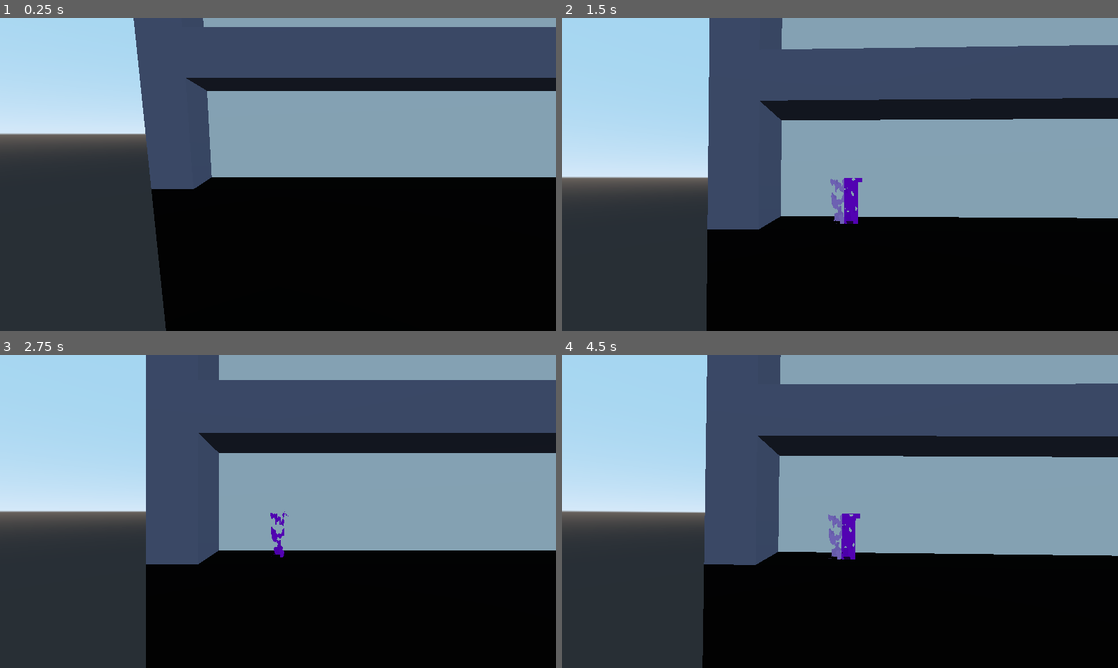
Above: before the commit, frames 1-4 (two rows, left to right).
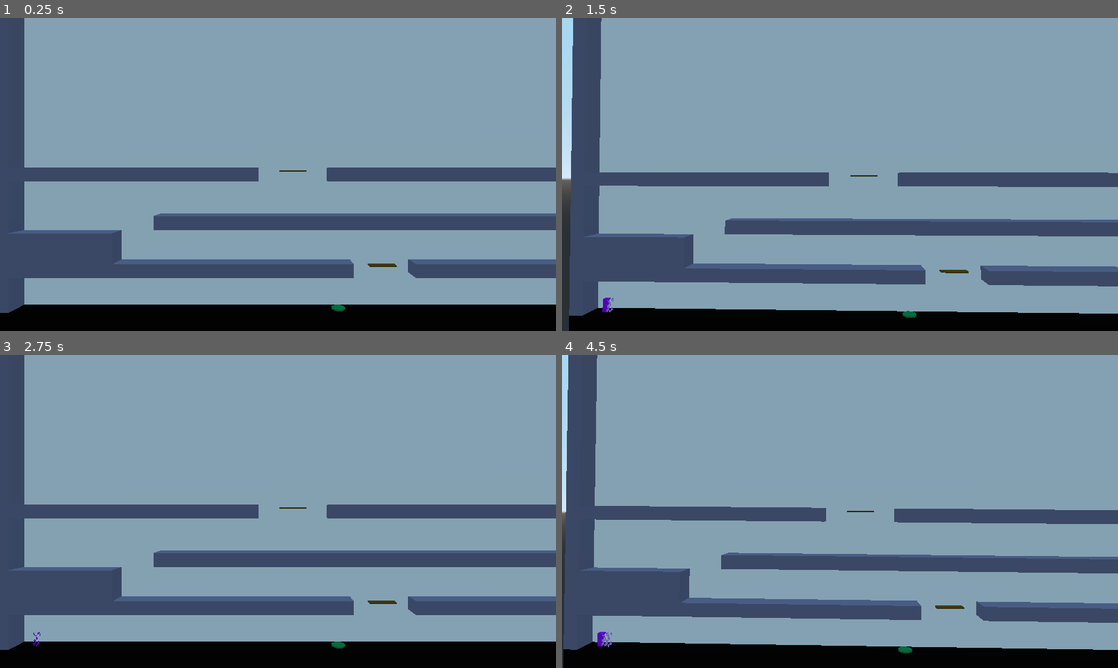
Above: after the commit, the same moments.

Repository: dsaltares/ludumdare-47
Game: Godot game, scene res://David/DavidPlayground.tscn
Two runs of this game, one before a commit and one after it. Both use one fixed random seed, a clock stepped at 60 frames per second and the inputs below.
Inputs:
- Up to frame 1 (0.25 s): no input
- Up to frame 2 (1.5 s): hold D (move_right) 0.53-1.28 s; tap N (new_run) at 0.6 s; tap Space (jump) at 0.77 s; hold A (move_left) from 1.28 s (still down); tap C (shake) at 1.35 s
- Up to frame 3 (2.75 s): tap Space (jump) at 1.52 s; release A (move_left) at 2.03 s; hold D (move_right) from 2.03 s (still down); tap N (new_run) at 2.1 s
- Up to frame 4 (4.5 s): tap C (shake) at 2.85, 4.35 s; tap Space (jump) at 3.02, 3.77 s; release D (move_right) at 3.53 s; hold A (move_left) from 3.53 s (still down); tap N (new_run) at 3.6 s

The runs differ from the first frame. In frame 1, 76% of the frame differs, in the area x 0-100%, y 0-100%; in frame 2, 71%; in frame 3, 71%; in frame 4, 71%.

Commit message:
add some more puzzles

Diff:
--- a/game/Camera/Camera.gd
+++ b/game/Camera/Camera.gd
@@ -38,9 +38,9 @@
 	var weight = clamp(target_speed / max_distance_speed, 0.0, 1.0)
 	var distance = lerp(min_distance, max_distance, weight)
 	var camera_target_pos = Vector3(
-		target_pos.x,
-		target_pos.y + height,
-		target_pos.z + distance
+		clamp(target_pos.x, -9, 9),
+		20,
+		50
 	)
 	translation = translation.linear_interpolate(camera_target_pos, 0.075)
 	prev_target_pos = target_pos
--- a/game/David/DavidPlayground.tscn
+++ b/game/David/DavidPlayground.tscn
@@ -8,6 +8,8 @@
 script = ExtResource( 2 )
 
 [node name="Camera" parent="." instance=ExtResource( 3 )]
-transform = Transform( 1, 0, 0, 0, 0.983954, 0.178424, 0, -0.178424, 0.983954, -66.6782, 3.90426, 15.9204 )
+transform = Transform( 1, 0, 0, 0, 1, 0, 0, 0, 1, -9, 20, 50 )
+fov = 50.0
+far = 65.0
 
 [node name="Level" parent="." instance=ExtResource( 1 )]
--- a/game/Environment/Door.tscn
+++ b/game/Environment/Door.tscn
@@ -6,18 +6,20 @@
 extents = Vector3( 0.125, 1.5, 1 )
 
 [sub_resource type="CubeMesh" id=2]
-size = Vector3( 0.25, 3, 2 )
+size = Vector3( 0.5, 5, 3 )
 
-[sub_resource type="Animation" id=3]
-resource_name = "Open"
+[sub_resource type="SpatialMaterial" id=3]
+albedo_color = Color( 0.0196078, 0.529412, 0.686275, 1 )
+
+[sub_resource type="Animation" id=4]
 tracks/0/type = "bezier"
-tracks/0/path = NodePath("CollisionShape:translation:y")
+tracks/0/path = NodePath(".:scale:y")
 tracks/0/interp = 1
 tracks/0/loop_wrap = true
 tracks/0/imported = false
 tracks/0/enabled = true
 tracks/0/keys = {
-"points": PoolRealArray( 0, -0.25, 0, 0.25, 0, 2.5, -0.25, 0, 0.25, 0 ),
+"points": PoolRealArray( 1, -0.25, 0, 0.25, 0, 0, -0.25, 0, 0.25, 0 ),
 "times": PoolRealArray( 0, 1 )
 }
 
@@ -30,8 +32,9 @@
 shape = SubResource( 1 )
 
 [node name="MeshInstance" type="MeshInstance" parent="CollisionShape"]
+transform = Transform( 1, 0, 0, 0, 1, 0, 0, 0, 1, 0, 2.5, 0 )
 mesh = SubResource( 2 )
-material/0 = null
+material/0 = SubResource( 3 )
 
 [node name="AnimationPlayer" type="AnimationPlayer" parent="."]
-anims/Open = SubResource( 3 )
+anims/Open = SubResource( 4 )
--- a/game/Environment/Greybox.tscn
+++ b/game/Environment/Greybox.tscn
@@ -1,17 +1,20 @@
-[gd_scene load_steps=3 format=2]
+[gd_scene load_steps=4 format=2]
 
 [sub_resource type="CubeMesh" id=1]
 size = Vector3( 1, 1, 3 )
 
-[sub_resource type="BoxShape" id=2]
+[sub_resource type="SpatialMaterial" id=2]
+albedo_color = Color( 0.431373, 0.439216, 0.560784, 1 )
+
+[sub_resource type="BoxShape" id=3]
 extents = Vector3( 0.5, 0.5, 1.5 )
 
 [node name="Greybox" type="MeshInstance"]
 mesh = SubResource( 1 )
-material/0 = null
+material/0 = SubResource( 2 )
 
 [node name="Greybox" type="StaticBody" parent="."]
 collision_mask = 6
 
 [node name="CollisionShape" type="CollisionShape" parent="Greybox"]
-shape = SubResource( 2 )
+shape = SubResource( 3 )
--- a/game/Environment/PressurePlate.tscn
+++ b/game/Environment/PressurePlate.tscn
@@ -7,9 +7,7 @@
 height = 0.15
 
 [sub_resource type="CylinderMesh" id=2]
-top_radius = 0.5
-bottom_radius = 0.5
-height = 0.15
+height = 0.25
 
 [sub_resource type="SpatialMaterial" id=3]
 albedo_color = Color( 0.0431373, 0.501961, 0.254902, 1 )
--- a/game/Level/Level.tscn
+++ b/game/Level/Level.tscn
@@ -6,9 +6,13 @@
 [ext_resource path="res://Environment/MovingPlatform.tscn" type="PackedScene" id=4]
 [ext_resource path="res://Level/Level.gd" type="Script" id=5]
 [ext_resource path="res://Player/Player.tscn" type="PackedScene" id=6]
+[ext_resource path="res://Environment/Door.tscn" type="PackedScene" id=7]
+[ext_resource path="res://Environment/Key.tscn" type="PackedScene" id=8]
 
-[sub_resource type="SpatialMaterial" id=1]
+[sub_resource type="SpatialMaterial" id=4]
 albedo_color = Color( 0, 0, 0, 1 )
+
+[sub_resource type="SpatialMaterial" id=5]
 
 [sub_resource type="SpatialMaterial" id=2]
 albedo_color = Color( 0.431373, 0.439216, 0.560784, 1 )
@@ -20,51 +24,88 @@
 script = ExtResource( 5 )
 
 [node name="Player" parent="." instance=ExtResource( 6 )]
-transform = Transform( 1, 0, 0, 0, 1, 0, 0, 0, 1, -70, 0, 0 )
+transform = Transform( 1, 0, 0, 0, 1, 0, 0, 0, 1, -45, 0, 0 )
+MAX_RUNNING_SPEED = 15.0
+MAX_FALLING_SPEED = 25.0
+TIME_TO_MAX_SPEED = 0.25
+JUMP_HEIGHT = 3.0
 
 [node name="Ghosts" type="Spatial" parent="."]
 
 [node name="Environment" type="Spatial" parent="."]
 
-[node name="Ground" parent="Environment" instance=ExtResource( 1 )]
-transform = Transform( 150, 0, 0, 0, 50, 0, 0, 0, 1, 0, -25, 0 )
-material/0 = SubResource( 1 )
+[node name="LevelBounds" type="Spatial" parent="Environment"]
 
-[node name="BackWall" parent="Environment" instance=ExtResource( 1 )]
-transform = Transform( 150, 0, 0, 0, 50, 0, 0, 0, 1, 0, 25, -3 )
+[node name="Ground" parent="Environment/LevelBounds" instance=ExtResource( 1 )]
+transform = Transform( 100, 0, 0, 0, 50, 0, 0, 0, 1, 0, -25, 0 )
+material/0 = SubResource( 4 )
 
-[node name="LevelEdge" parent="Environment" instance=ExtResource( 1 )]
-transform = Transform( 2, 0, 0, 0, 50, 0, 0, 0, 1, -74, 25, 0 )
+[node name="BackWall" parent="Environment/LevelBounds" instance=ExtResource( 1 )]
+transform = Transform( 100, 0, 0, 0, 50, 0, 0, 0, 1, 0, 25, -3 )
+material/0 = SubResource( 5 )
+
+[node name="LeftEdge" parent="Environment/LevelBounds" instance=ExtResource( 1 )]
+transform = Transform( 2, 0, 0, 0, 50, 0, 0, 0, 1, -49, 25, 0 )
 material/0 = SubResource( 2 )
 
-[node name="LevelEdge2" parent="Environment" instance=ExtResource( 1 )]
-transform = Transform( 2, 0, 0, 0, 50, 0, 0, 0, 1, 74, 25, 0 )
+[node name="RightEdge" parent="Environment/LevelBounds" instance=ExtResource( 1 )]
+transform = Transform( 2, 0, 0, 0, 50, 0, 0, 0, 1, 49, 25, 0 )
 material/0 = SubResource( 2 )
 
-[node name="Greybox" parent="Environment" instance=ExtResource( 1 )]
-transform = Transform( 50, 0, 0, 0, 2, 0, 0, 0, 1, -48, 6, 0 )
+[node name="Floors" type="Spatial" parent="Environment"]
+
+[node name="Floor1" parent="Environment/Floors" instance=ExtResource( 1 )]
+transform = Transform( 50, 0, 0, 0, 2, 0, 0, 0, 1, -23, 6, 0 )
 material/0 = SubResource( 3 )
 
-[node name="Greybox2" parent="Environment" instance=ExtResource( 1 )]
-transform = Transform( 50, 0, 0, 0, 2, 0, 0, 0, 1, 7, 6, 0 )
-material/0 = SubResource( 3 )
+[node name="Floor2" parent="Environment/Floors" instance=ExtResource( 1 )]
+transform = Transform( 37, 0, 0, 0, 2, 0, 0, 0, 1, 29.5, 6, 0 )
 
-[node name="PressurePlate" parent="Environment" instance=ExtResource( 2 )]
-transform = Transform( 1, 0, 0, 0, 1, 0, 0, 0, 1, -25, 0, 0 )
+[node name="Floor3" parent="Environment/Floors" instance=ExtResource( 1 )]
+transform = Transform( 15, 0, 0, 0, 4.5, 0, 0, 0, 1, -40.5, 9.25, 0 )
 
-[node name="Platform" parent="Environment" instance=ExtResource( 4 )]
-transform = Transform( 2, 0, 0, 0, 1, 0, 0, 0, 1, -20.5, 5.1, 0 )
+[node name="Floor4" parent="Environment/Floors" instance=ExtResource( 1 )]
+transform = Transform( 75, 0, 0, 0, 2, 0, 0, 0, 1, 10.5, 13, 0 )
+
+[node name="Floor5" parent="Environment/Floors" instance=ExtResource( 1 )]
+transform = Transform( 36, 0, 0, 0, 2, 0, 0, 0, 1, -30, 20, 0 )
+
+[node name="Floor6" parent="Environment/Floors" instance=ExtResource( 1 )]
+transform = Transform( 49.5, 0, 0, 0, 2, 0, 0, 0, 1, 23.25, 20, 0 )
+
+[node name="ButtonPlatform1" parent="Environment" instance=ExtResource( 2 )]
+transform = Transform( 1, 0, 0, 0, 1, 0, 0, 0, 1, 0, 0.1, 0 )
+
+[node name="Platform1" parent="Environment" instance=ExtResource( 4 )]
+transform = Transform( 2, 0, 0, 0, 1, 0, 0, 0, 1, 6.5, 6.5, 0 )
 idle_duration = 0.0
 move_to = Vector3( 0, -5, 0 )
 time = 3.0
 connected_to_button = true
 
+[node name="ButtonDoor1" parent="Environment" instance=ExtResource( 2 )]
+transform = Transform( 1, 0, 0, 0, 1, 0, 0, 0, 1, 35, 7.1, 0 )
+
+[node name="Door1" parent="Environment" instance=ExtResource( 7 )]
+transform = Transform( 1, 0, 0, 0, 1, 0, 0, 0, 1, 40, 7, 0 )
+
+[node name="Platform2" parent="Environment" instance=ExtResource( 4 )]
+transform = Transform( 2, 0, 0, 0, 1, 0, 0, 0, 1, -6.75, 20.5, 0 )
+move_to = Vector3( 0, -6, 0 )
+
+[node name="Keys" type="Spatial" parent="Environment"]
+
+[node name="Key1" parent="Environment/Keys" instance=ExtResource( 8 )]
+transform = Transform( 1, 0, 0, 0, 1, 0, 0, 0, 1, 44, 9.5, 0 )
+
 [node name="ExitTrigger" parent="." instance=ExtResource( 3 )]
-transform = Transform( 1, 0, 0, 0, 1, 0, 0, 0, 1, 70, 0, 0 )
+transform = Transform( 1, 0, 0, 0, 1, 0, 0, 0, 1, 46, 0, 0 )
 
 [node name="LoopTimer" type="Timer" parent="."]
 wait_time = 60.0
 one_shot = true
 autostart = true
-[connection signal="pressure_plate_activated" from="Environment/PressurePlate" to="Environment/Platform" method="_on_pressure_plate_activated"]
-[connection signal="pressure_plate_deactivated" from="Environment/PressurePlate" to="Environment/Platform" method="_on_pressure_plate_deactivated"]
+[connection signal="pressure_plate_activated" from="Environment/ButtonPlatform1" to="Environment/Platform1" method="_on_pressure_plate_activated"]
+[connection signal="pressure_plate_deactivated" from="Environment/ButtonPlatform1" to="Environment/Platform1" method="_on_pressure_plate_deactivated"]
+[connection signal="pressure_plate_activated" from="Environment/ButtonDoor1" to="Environment/Door1" method="_on_pressure_plate_activated"]
+[connection signal="pressure_plate_deactivated" from="Environment/ButtonDoor1" to="Environment/Door1" method="_on_pressure_plate_deactivated"]
--- a/game/Player/Player.gd
+++ b/game/Player/Player.gd
@@ -9,12 +9,12 @@
 	Dying,
 }
 
-const MAX_RUNNING_SPEED := 10.0
-const MAX_FALLING_SPEED := 20.0
-const TIME_TO_MAX_SPEED := 0.1
-const JUMP_HEIGHT := 3.5
-const DISTANCE_TO_PEAK := 5.0
-const DISTANCE_AFTER_PEAK := 3.0
+export var MAX_RUNNING_SPEED := 10.0
+export var MAX_FALLING_SPEED := 20.0
+export var TIME_TO_MAX_SPEED := 0.1
+export var JUMP_HEIGHT := 3.5
+export var DISTANCE_TO_PEAK := 5.0
+export var DISTANCE_AFTER_PEAK := 3.0
 
 var move_dir := 0
 var last_move_dir := 0
Not shown: 1 places in game/Environment/Door.tscn that only renumber resources
Not shown: 1 places in game/Level/Level.tscn that only renumber resources
